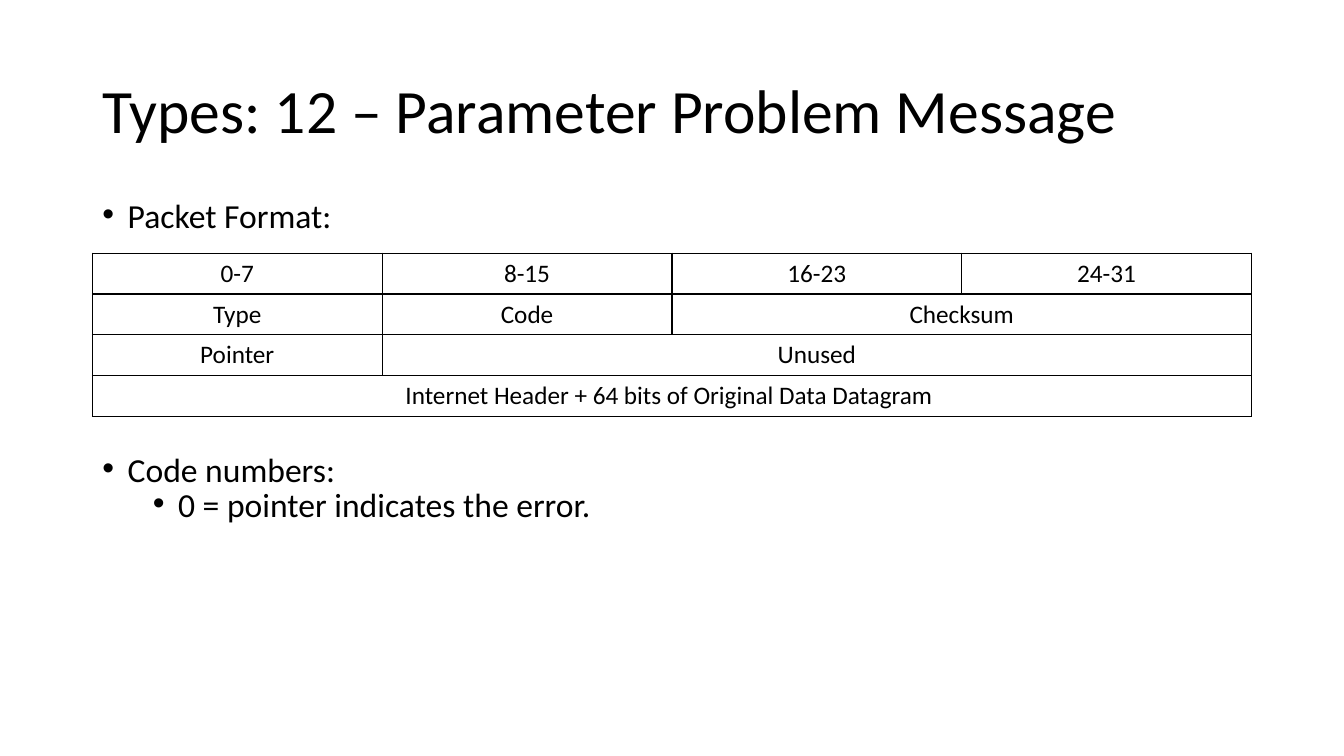
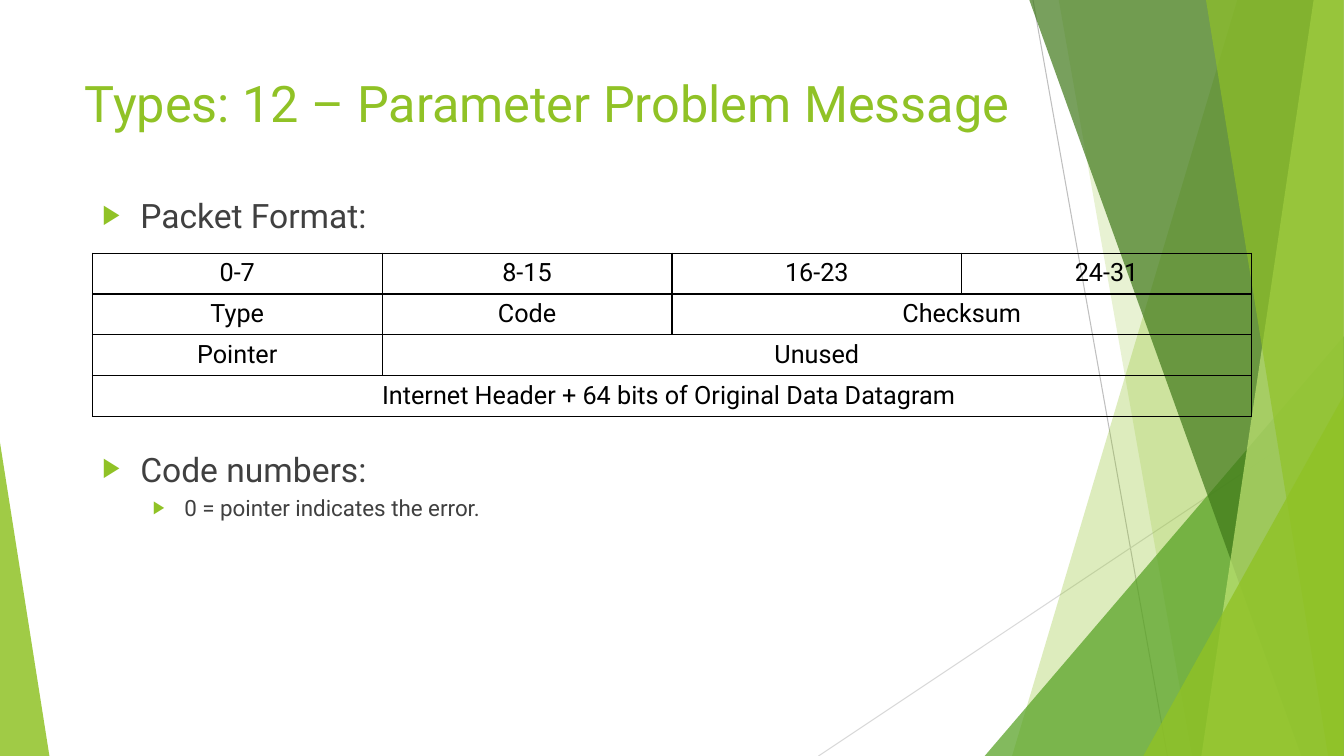
Before and after one commit to shirasael/20588, a slide deck: slide 16 of raw socket & libpcap & icmp.pptx. Drawn at 1344x756 pixels with LibreOffice and Linux fonts; fonts in the diff are those of the drawing. Boxes give left, top, right and bottom in pixels: in the first picture for what was removed or moved away, otherwise in the second. Text is boxed around its words. In the diff, an @@ line names an element or a change of style, - is before the commit and + after.

```diff
--- a/raw socket & libpcap & icmp.pptx
+++ b/raw socket & libpcap & icmp.pptx
@@ title "Types: 12 – Parameter Problem ...": place and size @@
-title "Types: 12 – Parameter Problem ..." at box(102, 90, 1116, 144)
+title "Types: 12 – Parameter Problem ..." at box(85, 84, 1009, 133)
@@ title "Types: 12 – Parameter Problem ..." at box(85, 84, 1009, 133): size 44 to 36 pt, font Calibri to Roboto, text colour #000000 to #90C226; line spacing 0.9 to 1; vertical alignment middle to top @@
@@ text "Packet Format:" at box(140, 203, 480, 521): font Calibri to Roboto, text colour #000000 to #404040; size 24 to 16 pt in "0 = pointer indicates the error."; bullet • to ▶; more space between paragraphs @@
@@ table at box(93, 253, 1254, 416) @@
@@ font Calibri to Roboto @@
@@ group added at box(0, 0, 1344, 756): 5 freeform shapes, 3 triangles, 2 lines @@
```
Also in this commit, not shown: 18 other slides changed, 1 other file.
